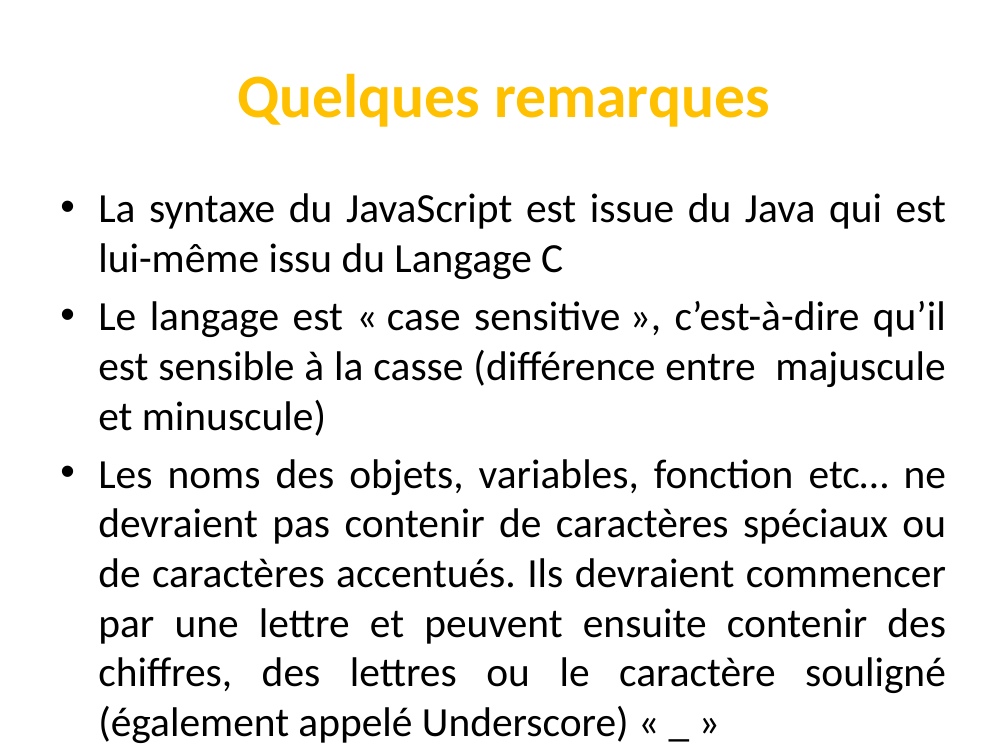
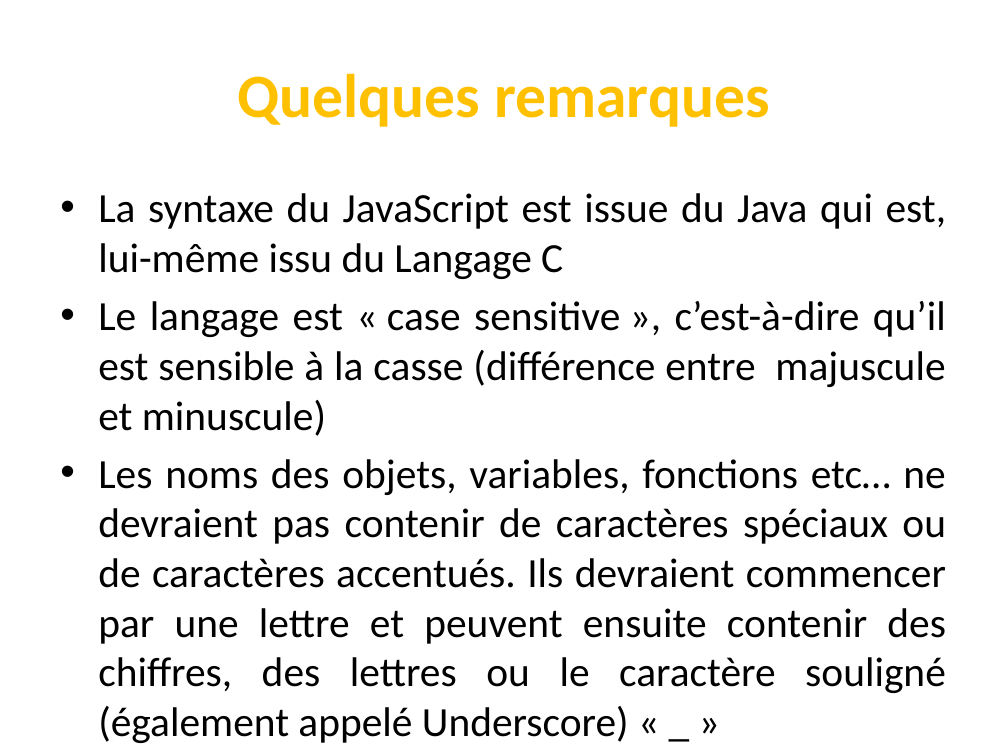
Before and after one commit to codeRoomMarseille/JavaScript_20180914, a slide deck: slide 11 of javascript.pptx. Drawn at 1008x756 pixels with LibreOffice and Linux fonts; fonts in the diff are those of the drawing. Boxes give left, top, right and bottom in pixels: in the first picture for what was removed or moved away, otherwise in the second. Text is boxed around its words. In the diff, an @@ line names an element or a change of style, - is before the commit and + after.

```diff
--- a/javascript.pptx
+++ b/javascript.pptx
@@ text at [98,193,946,279]: text changed @@
-• La syntaxe du JavaScript est issue du Java qui est lui-même issu du Langage C
+• La syntaxe du JavaScript est issue du Java qui est, lui-même issu du Langage C
@@ text at [98,459,946,693]: text changed @@
-• Les noms des objets, variables, fonction etc… ne devraient pas contenir de caractères spéciaux ou de caractères accentués. Ils devraient commencer par une lettre et peuvent ensuite contenir des chiffres, des lettres ou le caractère souligné (également appelé Underscore) « _ »
+• Les noms des objets, variables, fonctions etc… ne devraient pas contenir de caractères spéciaux ou de caractères accentués. Ils devraient commencer par une lettre et peuvent ensuite contenir des chiffres, des lettres ou le caractère souligné (également appelé Underscore) « _ »
```
Also in this commit, not shown: 21 other slides changed.
